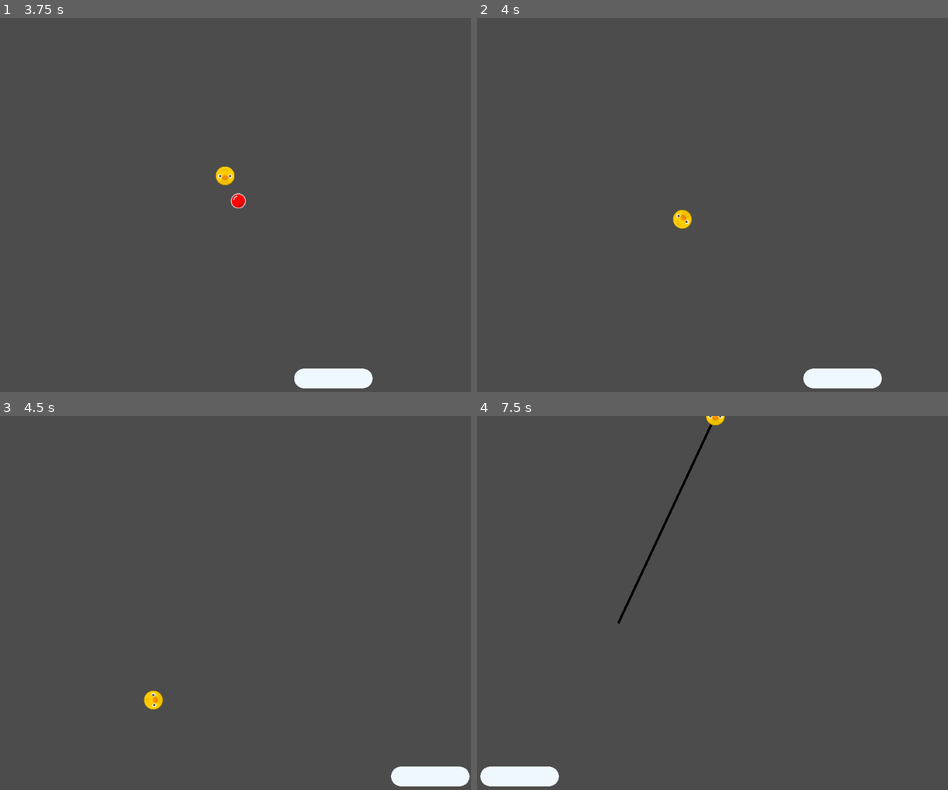
Above: before the commit, frames 1-4 (two rows, left to right).
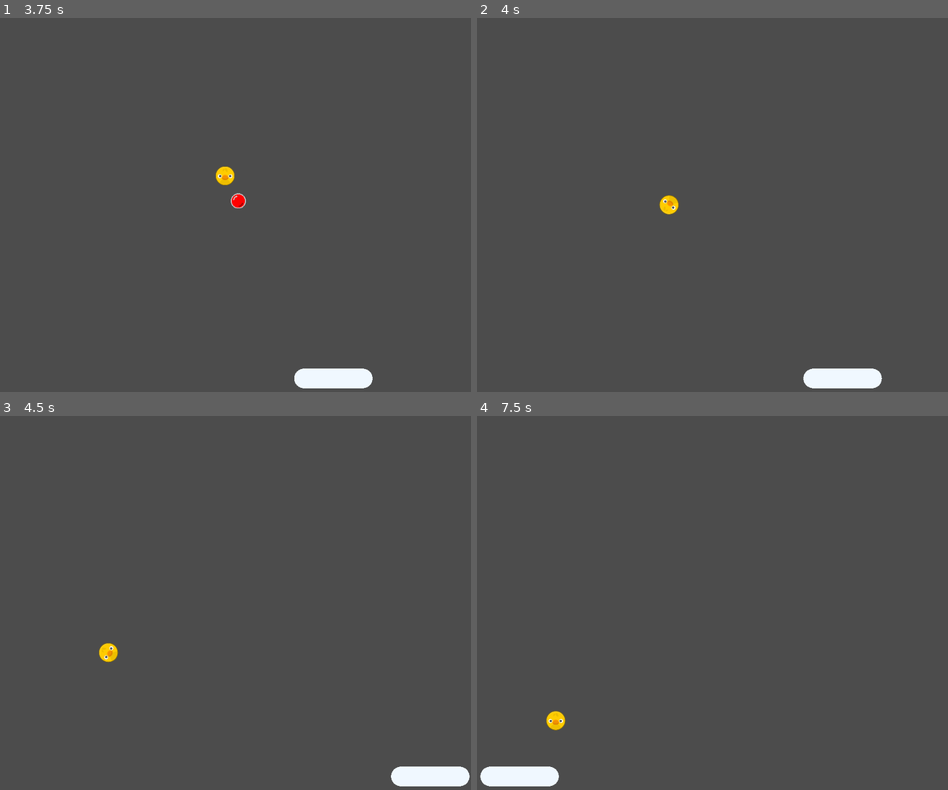
Above: after the commit, the same moments.

Repository: doctor-g/GGJ21
Game: Godot game, scene res://src/Level.tscn
Two runs of this game, one before a commit and one after it. Both use one fixed random seed, a clock stepped at 60 frames per second and the inputs below.
Inputs (mouse positions are in pixels of both pictures, inside the frame that each line leads up to):
- Up to frame 1 (3.75 s): move the mouse to (339, 186) at 0.52 s; click (339, 186) at 0.67 s; move the mouse to (141, 223) at 1.27 s; click (141, 223) at 1.42 s; move the mouse to (282, 122) at 2.02 s; click (282, 122) at 2.17 s; move the mouse to (211, 283) at 2.77 s; click (211, 283) at 2.92 s; move the mouse to (376, 264) at 3.52 s; click (376, 264) at 3.67 s
- Up to frame 2 (4 s): no input
- Up to frame 3 (4.5 s): move the mouse to (94, 546) at 4.27 s; click (94, 546) at 4.42 s
- Up to frame 4 (7.5 s): move the mouse to (736, 603) at 5.02 s; click (736, 603) at 5.17 s; move the mouse to (641, 509) at 5.77 s; click (641, 509) at 5.92 s; move the mouse to (816, 584) at 6.52 s; click (816, 584) at 6.67 s; move the mouse to (618, 621) at 7.27 s; click (618, 621) at 7.42 s

Frame 1 is identical in both runs. In frame 2, 0.3% of the frame differs, in the area x 38-46%, y 47-57%; in frame 3, 0.3%; in frame 4, 0.6%, in the area x 14-53%, y 0-85%.

Commit message:
Use the new peg image

Diff:
--- a/project/src/Peg.tscn
+++ b/project/src/Peg.tscn
@@ -7,7 +7,7 @@
 bounce = 1.0
 
 [sub_resource type="CircleShape2D" id=2]
-radius = 14.8082
+radius = 16.0
 
 [node name="Peg" type="StaticBody2D"]
 physics_material_override = SubResource( 1 )
@@ -16,5 +16,5 @@
 [node name="CollisionShape2D" type="CollisionShape2D" parent="."]
 shape = SubResource( 2 )
 
-[node name="Sprite" type="Sprite" parent="."]
+[node name="Peg" type="Sprite" parent="."]
 texture = ExtResource( 2 )
